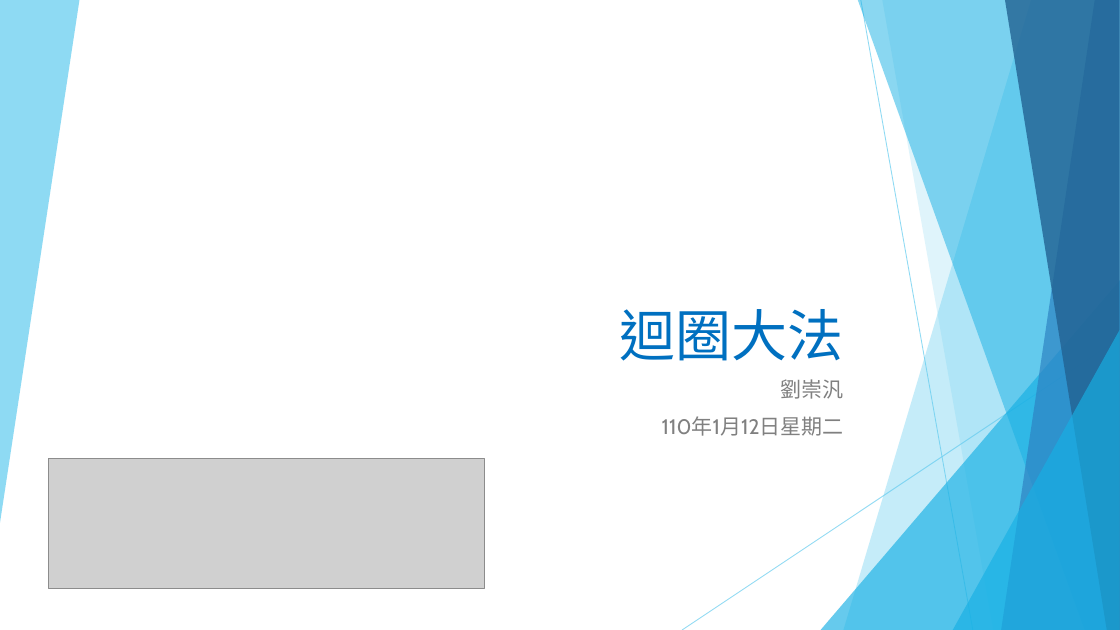
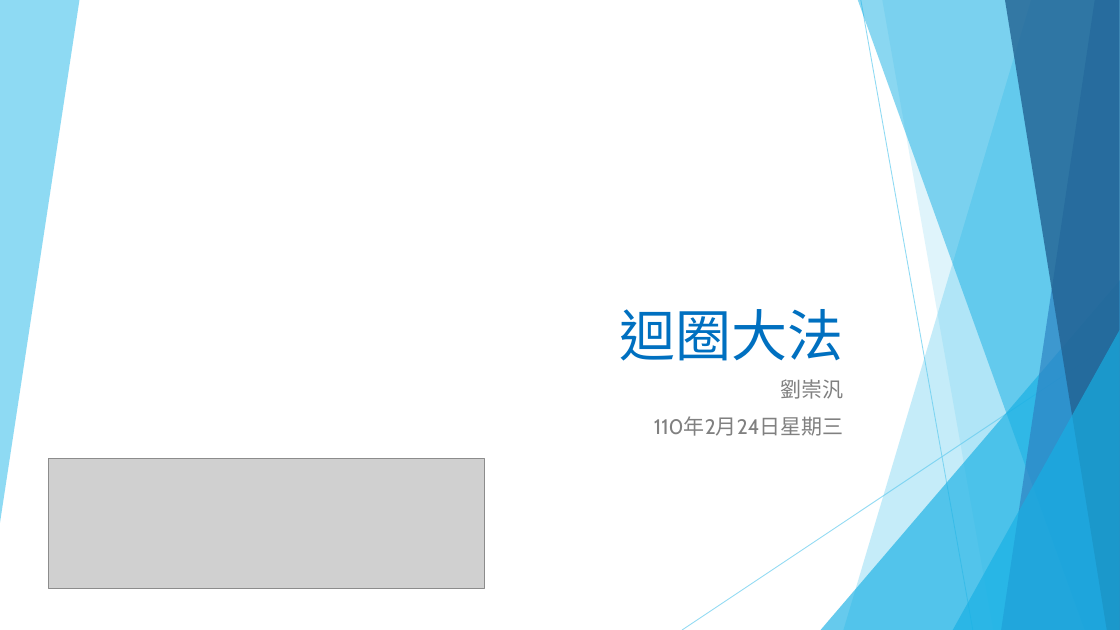
Before and after one commit to liulawsi/My_PPTs, a slide deck: slide 1 of LCC/Python/04_迴圈大法.pptx. Drawn at 1120x630 pixels with LibreOffice and Linux fonts; fonts in the diff are those of the drawing; grey boxes stand for pictures; background and template pictures are left out. Boxes give left, top, right and bottom in pixels: in the first picture for what was removed or moved away, otherwise in the second. Text is boxed around its words. In the diff, an @@ line names an element or a change of style, - is before the commit and + after.

```diff
--- a/LCC/Python/04_迴圈大法.pptx
+++ b/LCC/Python/04_迴圈大法.pptx
@@ subtitle at [654, 416, 844, 436]: text changed @@
-110年1月12日星期二
+110年2月24日星期三
```
Also in this commit, not shown: 1 other slide changed, 3 other files.
